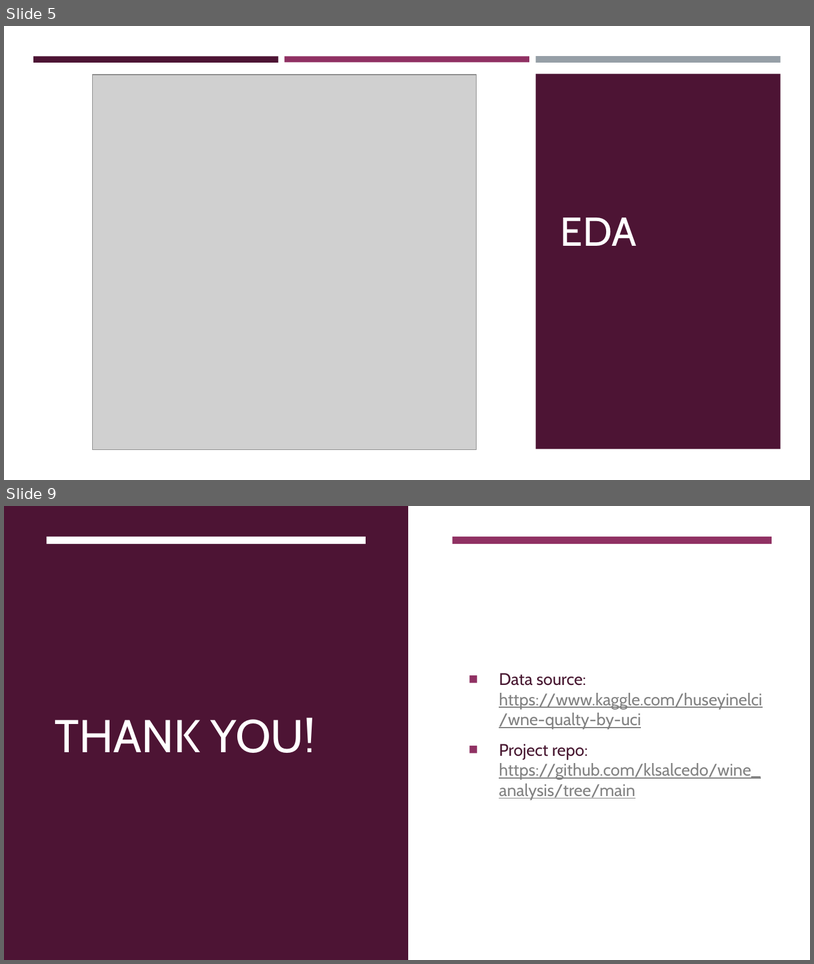
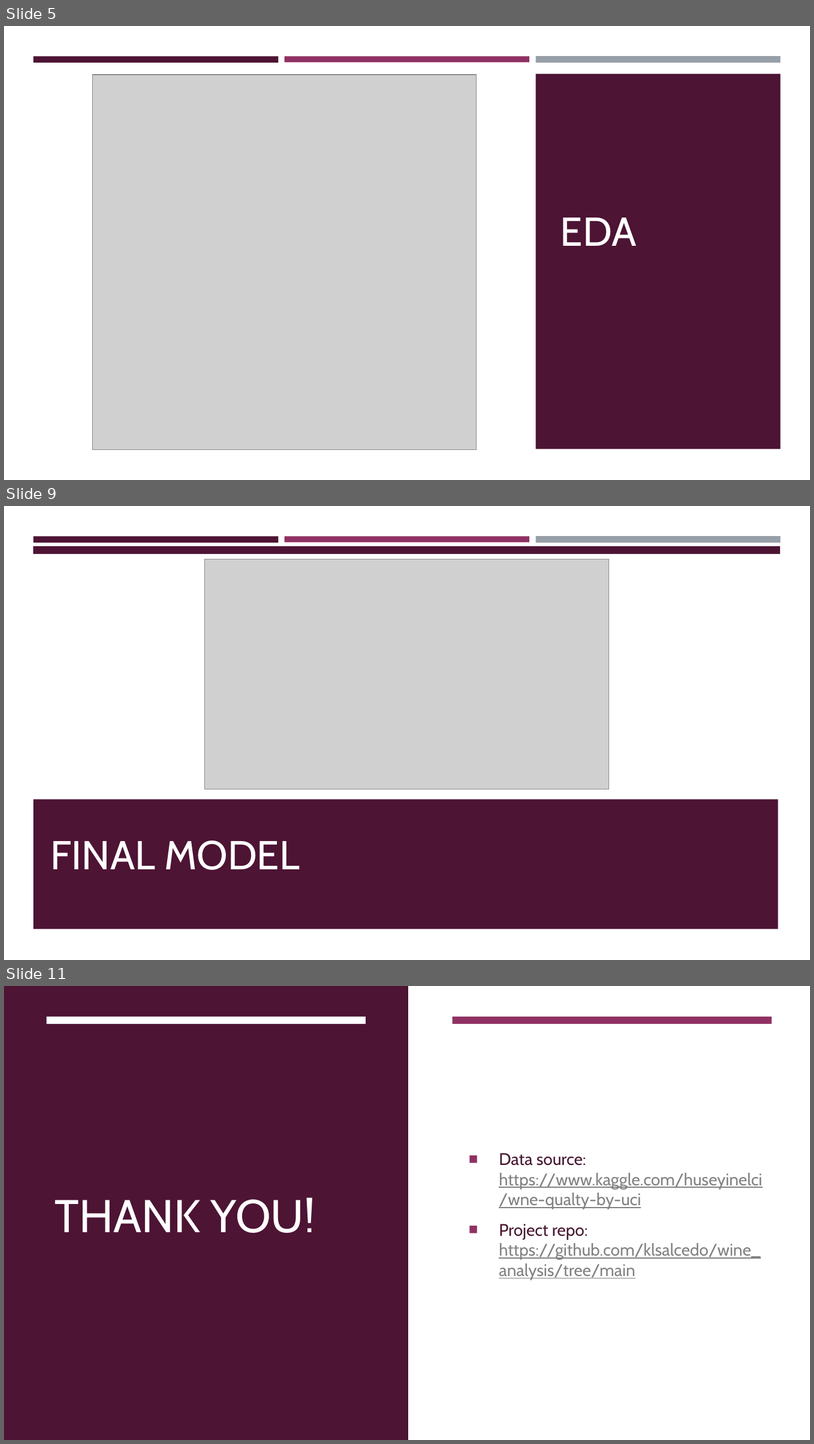
Before and after one commit to klsalcedo/red_wine_analysis, a slide deck: presentation.pptx. Shown one above the other, each under a label of ours: slides 5 and 9 before the commit, slides 5, 9 and 11 after it; the slides between them are not shown. The pictures are 814x964 and 814x1444 pixels, drawn with LibreOffice and Linux fonts; fonts in the diff are those of the drawing; grey boxes stand for pictures. Boxes give left, top, right and bottom in pixels: in the first picture for what was removed or moved away, otherwise in the second. Text is boxed around its words. In the diff, an @@ line names an element or a change of style, - is before the commit and + after.

```diff
--- a/presentation.pptx
+++ b/presentation.pptx
@@ slide 9 added at (x1=4, y1=506, x2=810, y2=960), background #FFFFFF @@
@@ rectangle added at (x1=34, y1=537, x2=279, y2=543), fill #4D1434 @@
@@ rectangle added at (x1=285, y1=537, x2=530, y2=542), fill #903163 @@
@@ rectangle added at (x1=536, y1=536, x2=782, y2=542), fill #969FA7 @@
@@ rectangle added at (x1=4, y1=553, x2=810, y2=799), fill #FFFFFF @@
@@ rectangle added at (x1=33, y1=546, x2=780, y2=630), fill #4D1434 @@
@@ picture added at (x1=205, y1=559, x2=609, y2=789) @@
@@ rectangle added at (x1=34, y1=710, x2=779, y2=928), fill #4D1434 @@
@@ title added at (x1=51, y1=840, x2=300, y2=870), 36 pt, text #FFFFFF @@
+FINAL MODEL
@@ what was slide 9 is now slide 11 @@
```
Also in this commit, not shown: 1 slide changed, 3 other slides added, 2 slides removed.
